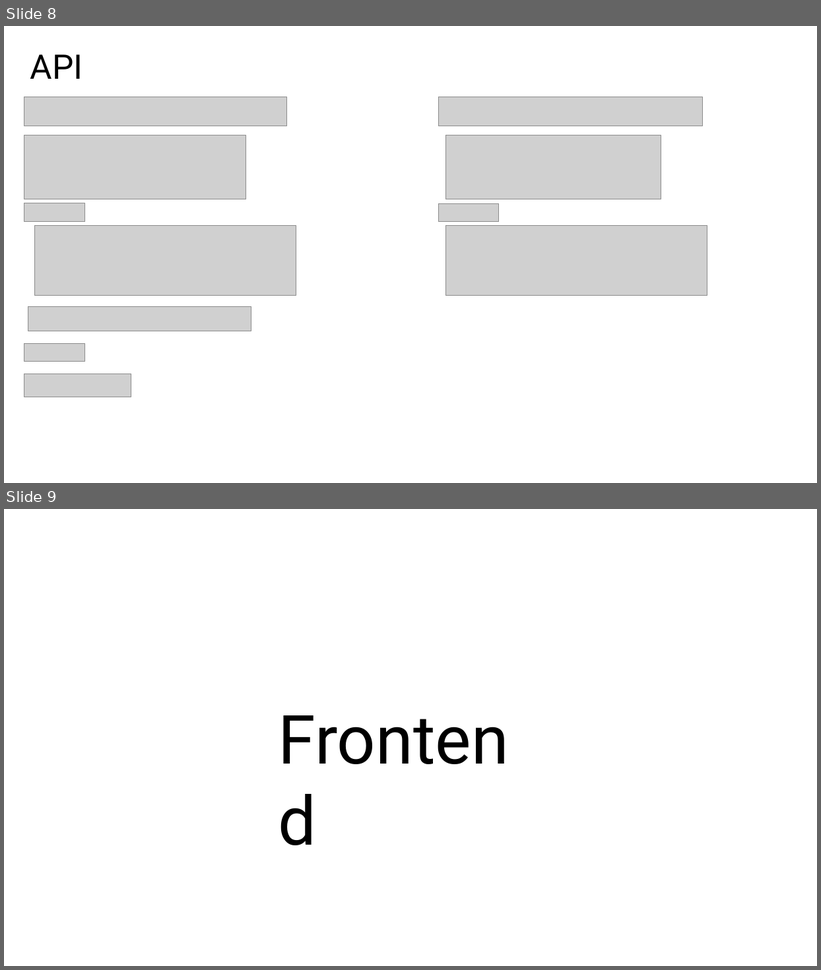
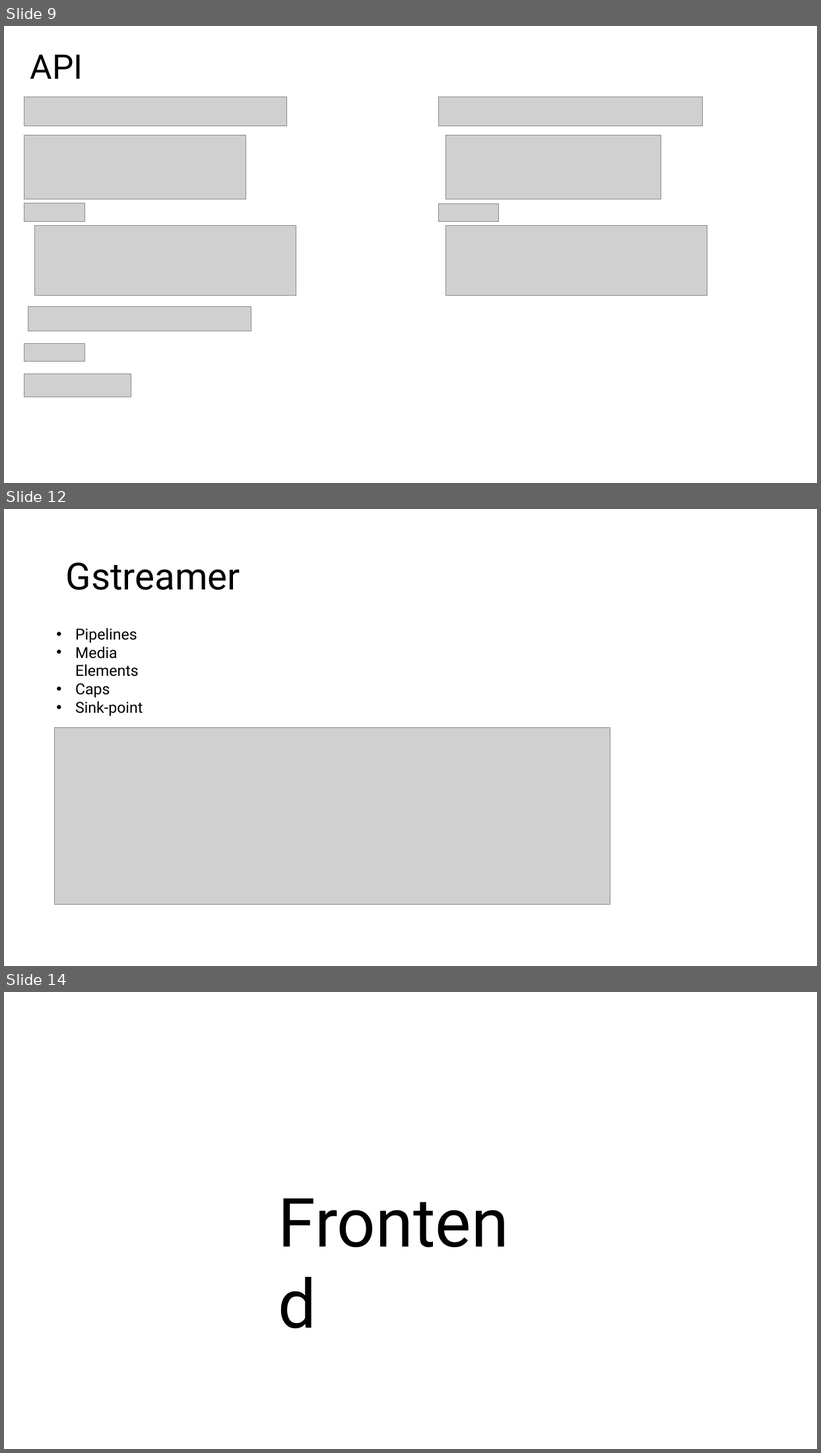
Before and after one commit to Nova200019/Media-management-platform, a slide deck: assests/Media-Management-Platform.pptx. Shown one above the other, each under a label of ours: slides 8 and 9 before the commit, slides 9, 12 and 14 after it; the slides between them are not shown. The pictures are 821x970 and 821x1453 pixels, drawn with LibreOffice and Linux fonts; fonts in the diff are those of the drawing; grey boxes stand for pictures. Boxes give left, top, right and bottom in pixels: in the first picture for what was removed or moved away, otherwise in the second. Text is boxed around its words. In the diff, an @@ line names an element or a change of style, - is before the commit and + after.

```diff
--- a/assests/Media-Management-Platform.pptx
+++ b/assests/Media-Management-Platform.pptx
@@ slide 12 added at bbox=[4, 509, 817, 966], background #FFFFFF @@
@@ title added at bbox=[66, 562, 240, 590], 44 pt, text #000000 @@
+Gstreamer
@@ text added at bbox=[75, 628, 143, 716], 18 pt, text #000000 @@
+• Pipelines
+• Media Elements
+• Caps
+• Sink-point
@@ picture added at bbox=[55, 727, 611, 905] @@
@@ what was slide 8 is now slide 9 @@
@@ what was slide 9 is now slide 14 @@
```
Also in this commit, not shown: 1 slide changed, 10 other slides added, 1 slide removed, 1 other file.
